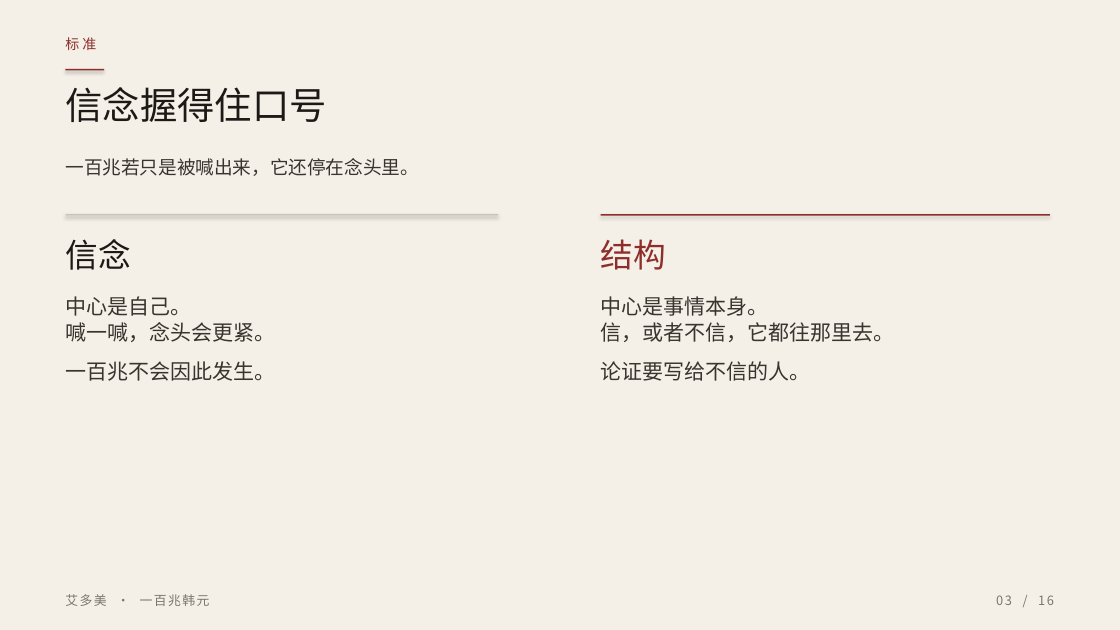
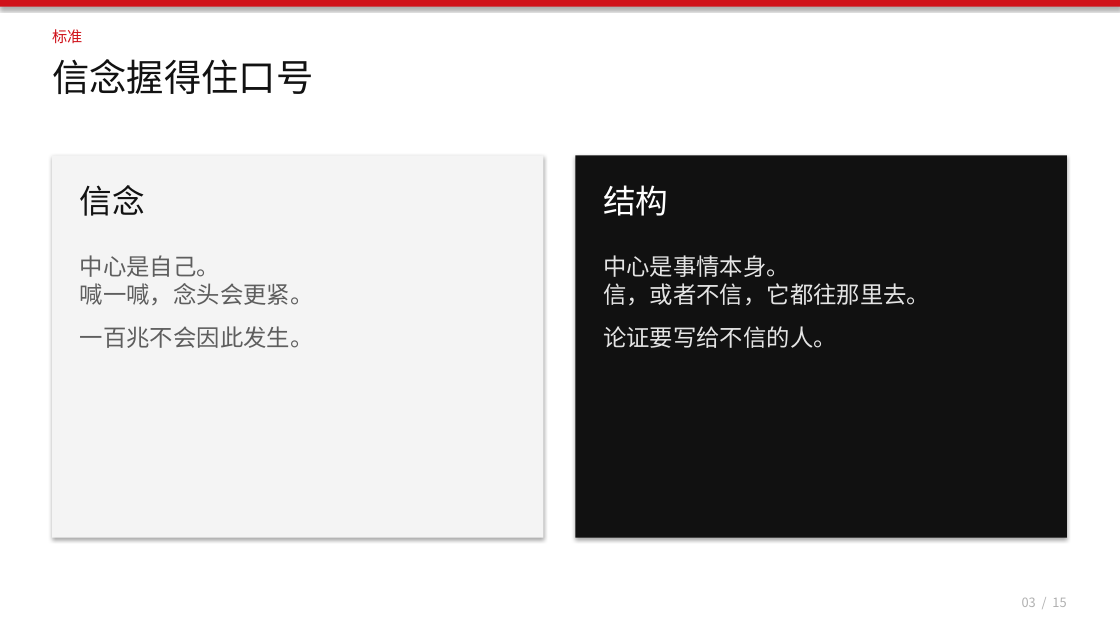
Before and after one commit to headshot9999/xiaoyi, a slide deck: slide 3 of 艾多美何以成为100兆韩元企业.pptx. Drawn at 1120x630 pixels with LibreOffice and Linux fonts; fonts in the diff are those of the drawing. Boxes give left, top, right and bottom in pixels: in the first picture for what was removed or moved away, otherwise in the second. Text is boxed around its words. In the diff, an @@ line names an element or a change of style, - is before the commit and + after.

```diff
--- a/艾多美何以成为100兆韩元企业.pptx
+++ b/艾多美何以成为100兆韩元企业.pptx
@@ background #F4F0E8 to #FFFFFF @@
@@ rectangle added at bbox=[0, 0, 1120, 7], fill #D0121A @@
@@ text "标准": place and size @@
-text "标准" at bbox=[65, 37, 96, 50]
+text "标准" at bbox=[52, 29, 82, 44]
@@ text "标准" at bbox=[52, 29, 82, 44]: size 12 to 13 pt, text colour #8E2E2A to #D0121A, letter spacing 2.4 to 0 pt @@
@@ text "信念握得住口号": place and size @@
-text "信念握得住口号" at bbox=[65, 87, 326, 122]
+text "信念握得住口号" at bbox=[52, 59, 313, 94]
@@ text "信念握得住口号" at bbox=[52, 59, 313, 94]: text colour #1C1916 to #121212 @@
@@ rectangle removed at bbox=[66, 69, 104, 71] @@
@@ rectangle added at bbox=[52, 155, 544, 538], fill #F4F4F4 @@
@@ text removed at bbox=[65, 158, 418, 176] @@
-一百兆若只是被喊出来，它还停在念头里。
@@ rectangle: place and size @@
-rectangle at bbox=[66, 214, 498, 215]
+rectangle at bbox=[576, 155, 1067, 538]
@@ rectangle at bbox=[576, 155, 1067, 538]: fill #C9C1B6 to #111111 @@
@@ text "信念" at bbox=[80, 185, 145, 216]: text colour #1C1916 to #121212 @@
@@ text "信念": place and size @@
-text "信念" at bbox=[65, 239, 130, 270]
+text "信念" at bbox=[80, 185, 145, 216]
@@ text "结构": place and size @@
-text "结构" at bbox=[601, 239, 666, 270]
+text "结构" at bbox=[603, 185, 668, 216]
@@ text "结构" at bbox=[603, 185, 668, 216]: text colour #8E2E2A to #FFFFFF @@
@@ rectangle removed at bbox=[601, 214, 1050, 216] @@
@@ text "中心是自己。 喊一喊，念头会更紧。 一百兆不会因此发生。": place and size @@
-text "中心是自己。 喊一喊，念头会更紧。 一百兆不会因此发生。" at bbox=[65, 296, 275, 381]
+text "中心是自己。 喊一喊，念头会更紧。 一百兆不会因此发生。" at bbox=[80, 255, 314, 348]
@@ text "中心是自己。 喊一喊，念头会更紧。 一百兆不会因此发生。" at bbox=[80, 255, 314, 348]: size 18 to 20 pt, text colour #3A342F to #5E5E5E @@
@@ text "中心是事情本身。 信，或者不信，它都往那里去。 论证要写给不信的人。": place and size @@
-text "中心是事情本身。 信，或者不信，它都往那里去。 论证要写给不信的人。" at bbox=[601, 296, 895, 381]
+text "中心是事情本身。 信，或者不信，它都往那里去。 论证要写给不信的人。" at bbox=[603, 255, 930, 348]
@@ text "中心是事情本身。 信，或者不信，它都往那里去。 论证要写给不信的人。" at bbox=[603, 255, 930, 348]: size 18 to 20 pt, text colour #3A342F to #E4E4E4 @@
@@ text removed at bbox=[65, 594, 210, 606] @@
-艾多美 · 一百兆韩元
@@ text at bbox=[1022, 598, 1066, 607]: text changed; text colour #7C756E to #B0B0B0 @@
-03 / 16
+03 / 15
```
Also in this commit, not shown: 14 other slides changed, 1 slide removed, 2 other files.
